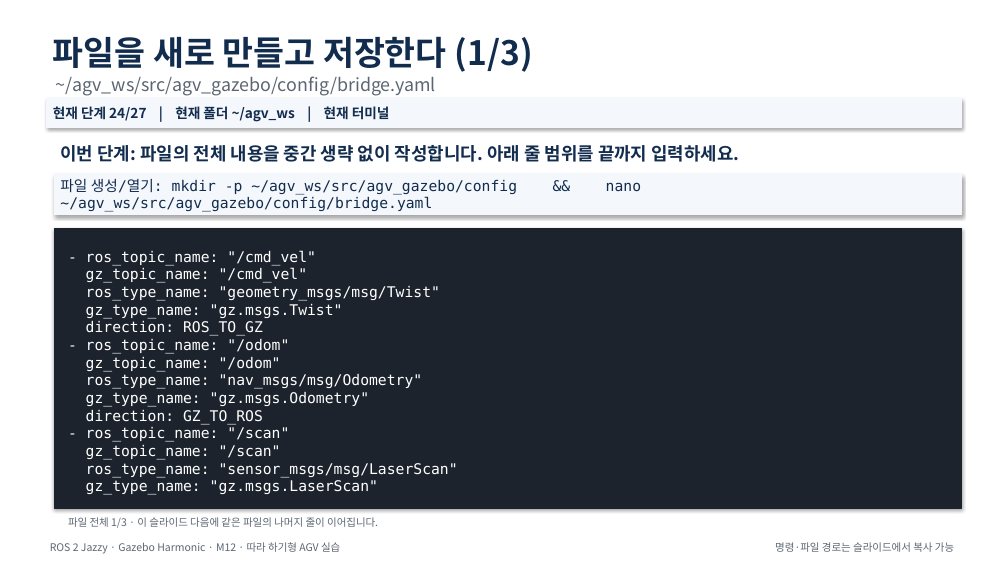
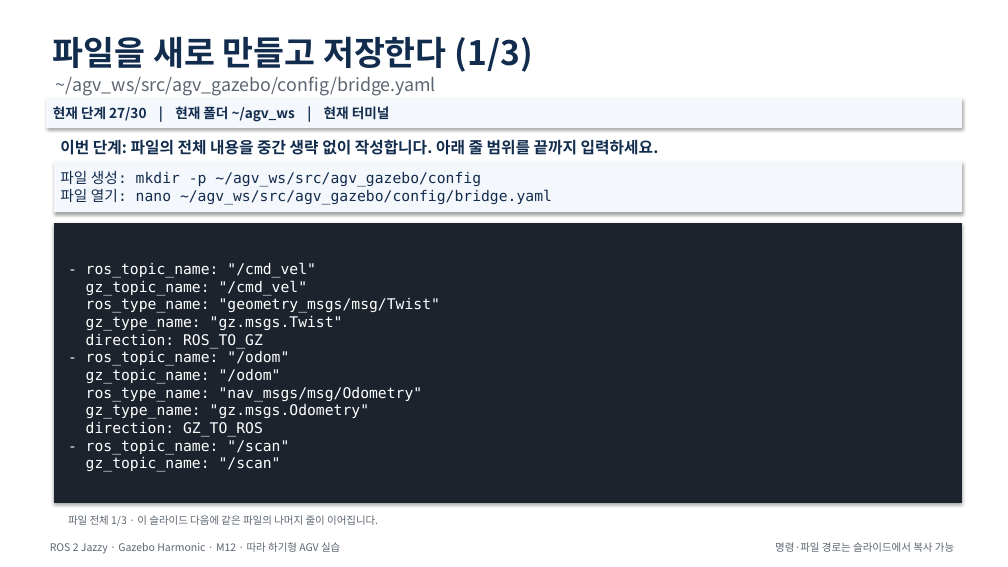
Before and after one commit to choimagon/ros2_curri, a slide deck: slide 33 of blocks/D_sensors/M12_camera_sensor/M12_Camera_Sensor.pptx (slide 30 before the commit). Drawn at 1008x567 pixels with LibreOffice and Linux fonts; fonts in the diff are those of the drawing. Boxes give left, top, right and bottom in pixels: in the first picture for what was removed or moved away, otherwise in the second. Text is boxed around its words. In the diff, an @@ line names an element or a change of style, - is before the commit and + after.

Commit message:
Fix module presentation layout collisions

```diff
--- a/blocks/D_sensors/M12_camera_sensor/M12_Camera_Sensor.pptx
+++ b/blocks/D_sensors/M12_camera_sensor/M12_Camera_Sensor.pptx
@@ text in rectangle at (53,106,390,122): text changed @@
-현재 단계 24/27 | 현재 폴더 ~/agv_ws | 현재 터미널
+현재 단계 27/30 | 현재 폴더 ~/agv_ws | 현재 터미널
@@ text "이번 단계: 파일의 전체 내용을 ..." at (60,137,659,158): size 17 to 15 pt @@
@@ rectangle "파일 생성: mkdir -p ~/agv_ws/src/agv_gazebo/config ...": place and size @@
-rectangle "파일 생성: mkdir -p ~/agv_ws/src/agv_gazebo/config ..." at (54,174,962,215)
+rectangle "파일 생성: mkdir -p ~/agv_ws/src/agv_gazebo/config ..." at (54,162,962,212)
@@ text in rectangle at (60,171,552,205): text changed @@
-파일 생성/열기: mkdir -p ~/agv_ws/src/agv_gazebo/config && nano ~/agv_ws/src/agv_gazebo/config/bridge.yaml
+파일 생성: mkdir -p ~/agv_ws/src/agv_gazebo/config
+파일 열기: nano ~/agv_ws/src/agv_gazebo/config/bridge.yaml
@@ rectangle "- ros_topic_name: "/cmd_vel" gz_topic_name: "/cmd_vel" ...": place and size @@
-rectangle "- ros_topic_name: "/cmd_vel" gz_topic_name: "/cmd_vel" ..." at (54,228,962,508)
+rectangle "- ros_topic_name: "/cmd_vel" gz_topic_name: "/cmd_vel" ..." at (54,224,962,502)
@@ text in rectangle at (86,262,440,472): text changed @@
-- ros_topic_name: "/cmd_vel"
-gz_topic_name: "/cmd_vel"
-ros_type_name: "geometry_msgs/msg/Twist"
-gz_type_name: "gz.msgs.Twist"
-direction: ROS_TO_GZ
-- ros_topic_name: "/odom"
-gz_topic_name: "/odom"
-ros_type_name: "nav_msgs/msg/Odometry"
-gz_type_name: "gz.msgs.Odometry"
-direction: GZ_TO_ROS
-- ros_topic_name: "/scan"
-gz_topic_name: "/scan"
-ros_type_name: "sensor_msgs/msg/LaserScan"
-gz_type_name: "gz.msgs.LaserScan"
+- ros_topic_name: "/cmd_vel"
+gz_topic_name: "/cmd_vel"
+ros_type_name: "geometry_msgs/msg/Twist"
+gz_type_name: "gz.msgs.Twist"
+direction: ROS_TO_GZ
+- ros_topic_name: "/odom"
+gz_topic_name: "/odom"
+ros_type_name: "nav_msgs/msg/Odometry"
+gz_type_name: "gz.msgs.Odometry"
+direction: GZ_TO_ROS
+- ros_topic_name: "/scan"
+gz_topic_name: "/scan"
```
Also in this commit, not shown: 28 other slides changed, 4 slides added, 22 other files.
